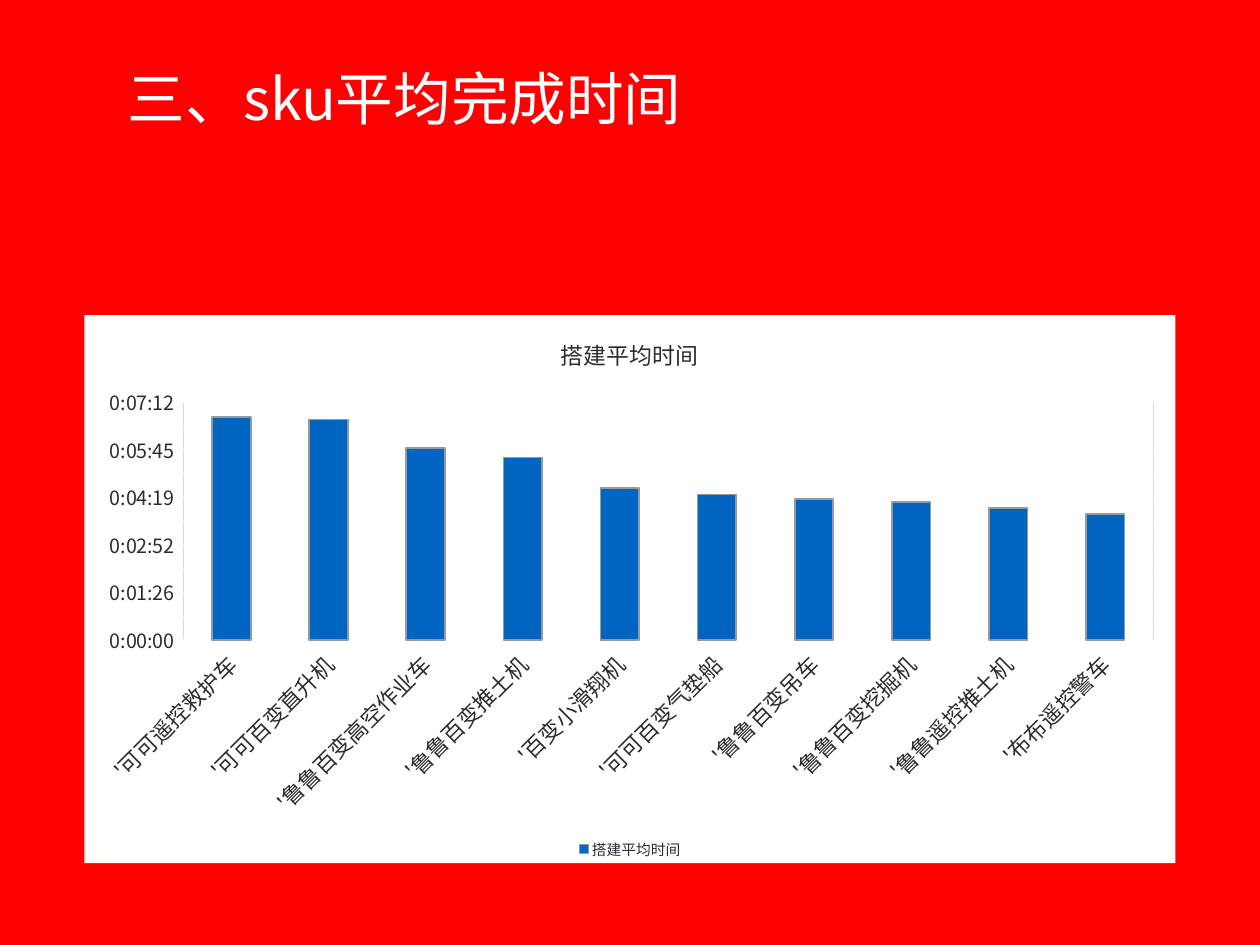
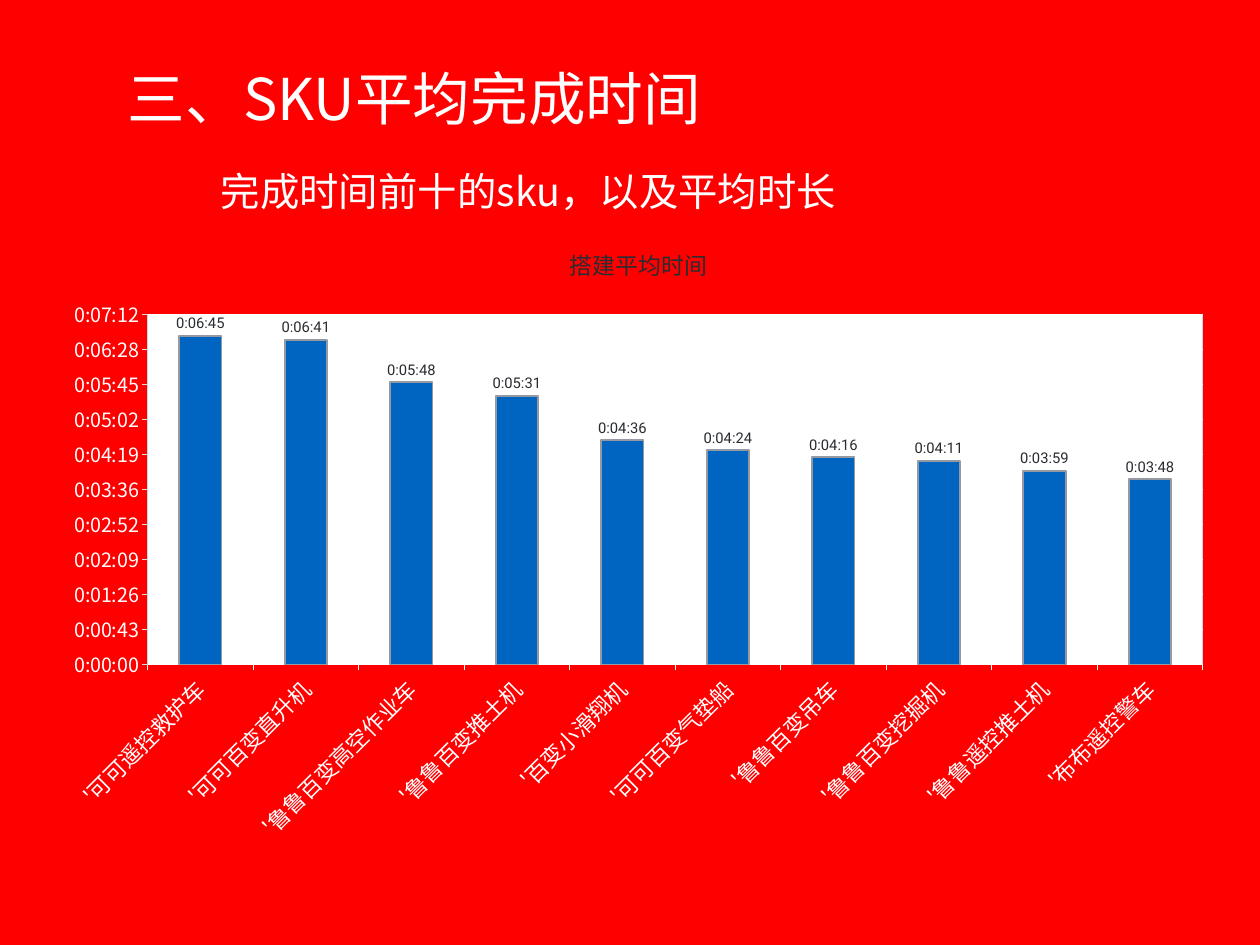
Before and after one commit to kevin0501/go, a slide deck: slide 4 of 需求/截止8月6日数据.pptx. Drawn at 1260x945 pixels with LibreOffice and Linux fonts; fonts in the diff are those of the drawing; background and template pictures are left out. Boxes give left, top, right and bottom in pixels: in the first picture for what was removed or moved away, otherwise in the second. Text is boxed around its words. In the diff, an @@ line names an element or a change of style, - is before the commit and + after.

```diff
--- a/需求/截止8月6日数据.pptx
+++ b/需求/截止8月6日数据.pptx
@@ text at (x1=128, y1=71, x2=701, y2=125): text changed @@
-三、sku平均完成时间
+三、SKU平均完成时间
@@ text added at (x1=221, y1=172, x2=836, y2=210), 32 pt, text #FFFFFF @@
+完成时间前十的sku，以及平均时长
@@ column chart at (x1=51, y1=224, x2=1226, y2=854) @@
-搭建平均时间: 0.0047, 0.0046, 0.004, 0.0038, 0.0032, 0.0031, 0.003, 0.0029, 0.0028, 0.0026
+搭建平均时间: 0.004694, 0.004641, 0.004032, 0.00384, 0.003203, 0.00306, 0.002963, 0.002907, 0.002769, 0.002648
@@ data labels of 搭建平均时间 added @@
@@ legend changed @@
@@ category axis changed @@
@@ value axis changed @@
@@ background changed @@
@@ column chart resized from (x1=84, y1=315, x2=1175, y2=864) to (x1=51, y1=224, x2=1226, y2=854) @@
```
Also in this commit, not shown: 8 other slides changed, 3 slides removed, 4 other files.
